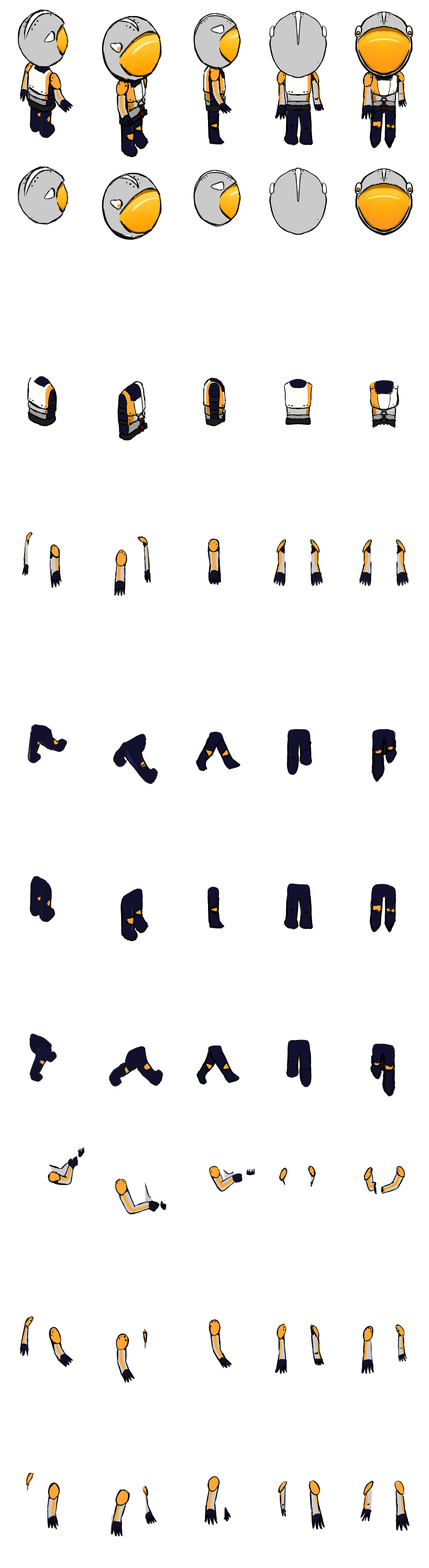
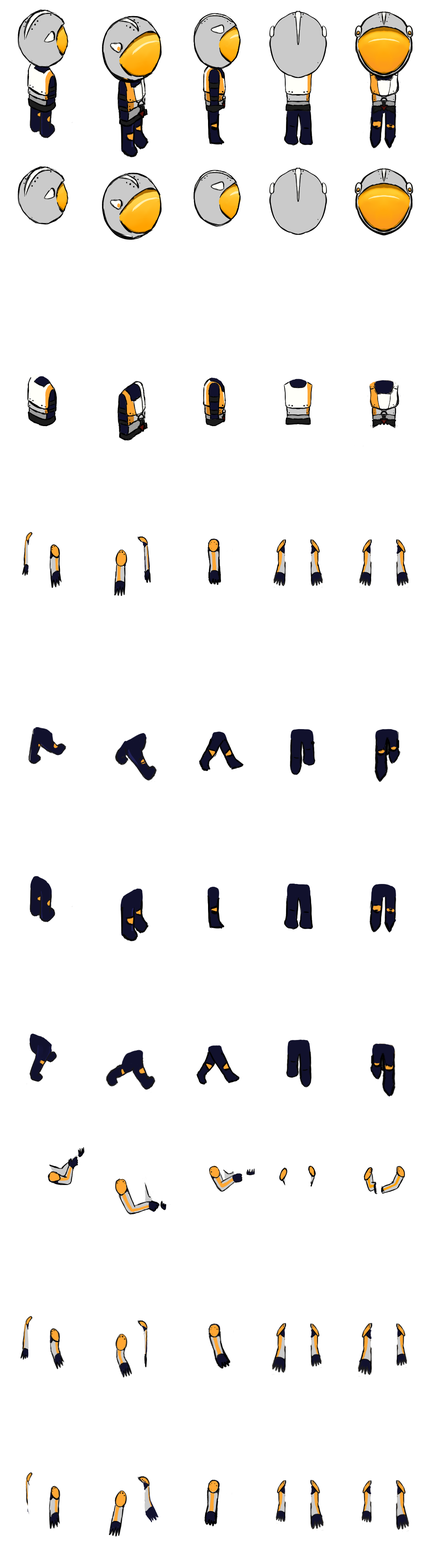
Revision of a layered w=429, h=1568 image; what changed, layer by layer:
moved "Layer 64" into group "clone overlay image", painted on it over [25, 1471, 411, 1538]
painted on "lines legs right" over [27, 724, 401, 786]
painted on "color overlay" (1st of 2, in "Layer 52" › "legs right" › "color system") over [27, 724, 207, 786]
painted on "alpha channel base" (1st of 2, in "Layer 52" › "legs right" › "color system") over [27, 724, 401, 786]
painted on "lines legs left" over [105, 1045, 164, 1093]
painted on "color overlay draw here" over [105, 1045, 164, 1093]
painted on "alpha channel base" (2nd of 2, in "Layer 52" › "legs left" › "color system") over [105, 1045, 164, 1093]
removed group "arms walking" (2 layers) from group "Layer 52" over [19, 1315, 409, 1518]
removed layer "Layer 58" from group "arms walking" over [19, 1315, 409, 1518]
removed layer "Layer 61" from group "arms walking" over [19, 1315, 408, 1383]
removed group "arms walking 2" (2 layers) from group "Layer 52" over [25, 1471, 411, 1538]
removed layer "Layer 63" from group "arms walking 2" over [25, 1471, 411, 1538]
added group "Copy of hands default" (1st of 3, in "Layer 52") with 2 layers in group "Layer 52" over [19, 1315, 408, 1383]
added layer "lines hands default" (2nd of 5, in "Layer 52" › "Copy of hands default") in group "Copy of hands default" over [19, 1315, 408, 1383]
added layer "color" (4th of 7, in "Layer 52" › "Copy of hands default") in group "Copy of hands default" over [19, 1315, 408, 1383]
added group "hands walking 1" with 2 layers in group "Layer 52" over [25, 1471, 411, 1538]
added layer "lines hands default" (3rd of 5, in "Layer 52" › "hands walking 1") in group "hands walking 1" over [25, 1471, 411, 1538]
added layer "color" (5th of 7, in "Layer 52" › "hands walking 1") in group "hands walking 1" over [25, 1471, 411, 1538]
